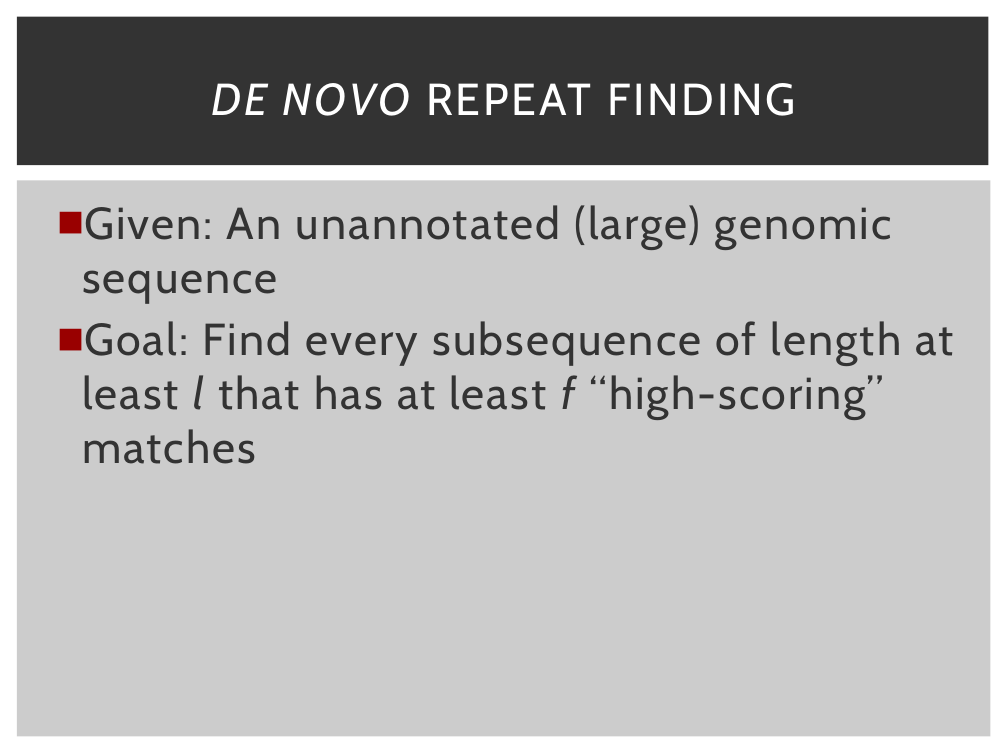
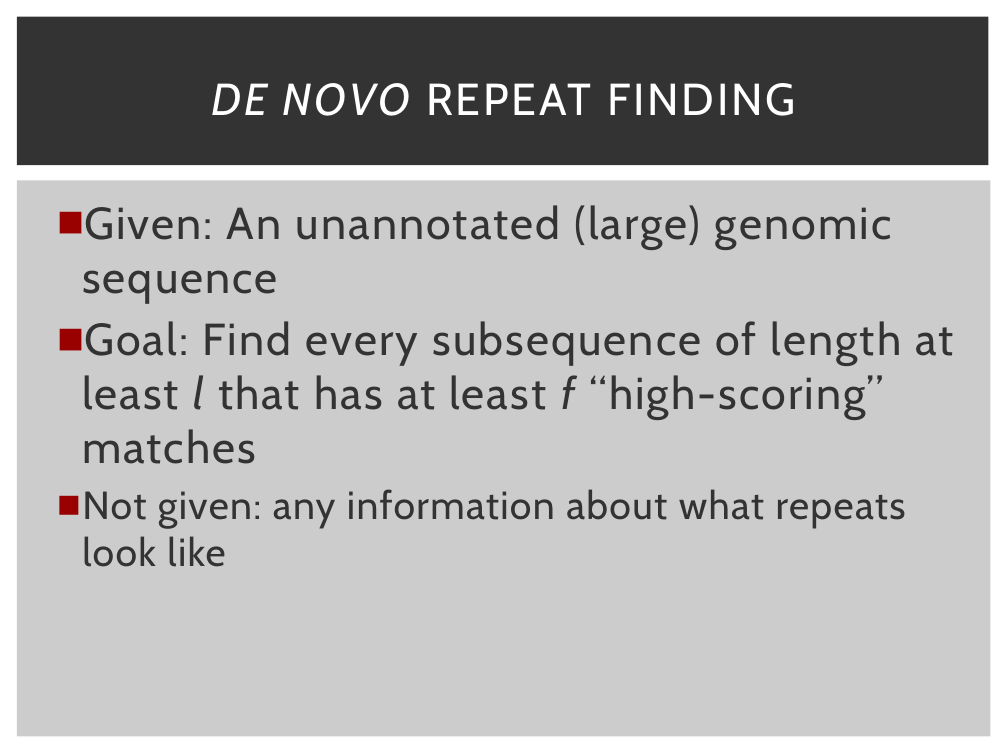
Before and after one commit to schaefce/proposal, a slide deck: slide 5 of GLBio.pptx (slide 4 before the commit). Drawn at 1008x756 pixels with LibreOffice and Linux fonts; fonts in the diff are those of the drawing. Boxes give left, top, right and bottom in pixels: in the first picture for what was removed or moved away, otherwise in the second. Text is boxed around its words. In the diff, an @@ line names an element or a change of style, - is before the commit and + after.

```diff
--- a/GLBio.pptx
+++ b/GLBio.pptx
@@ text at box(82, 489, 906, 567): paragraph added @@
+  ■ Not given: any information about what repeats look like
```
Also in this commit, not shown: 9 other slides changed, 7 slides added.
